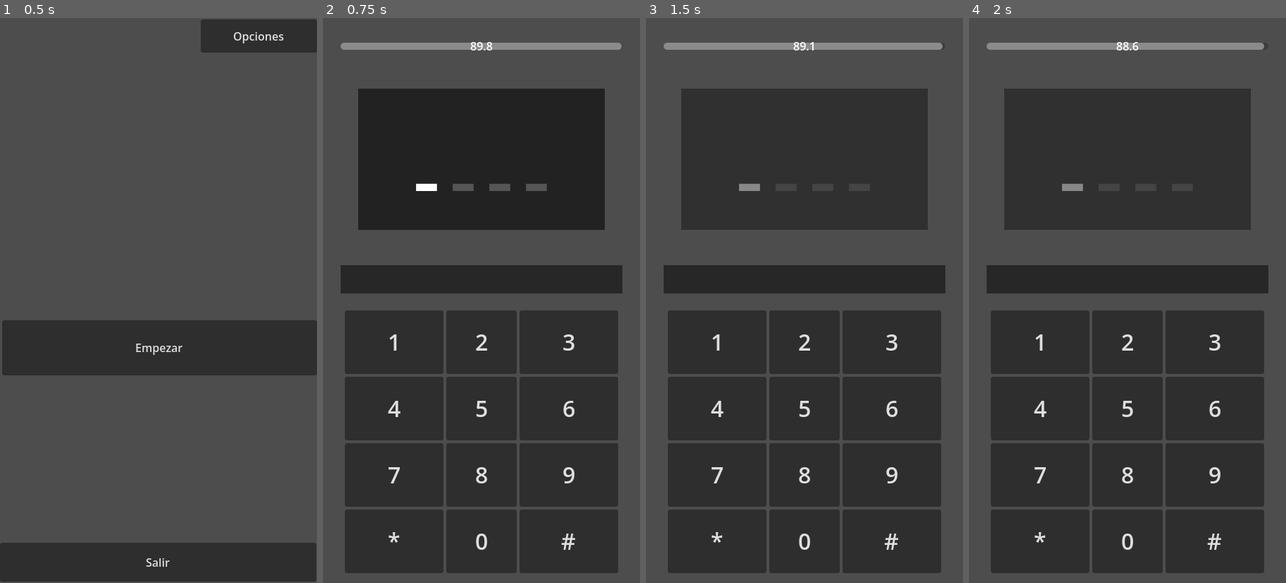
Above: before the commit, frames 1-4 (left to right).
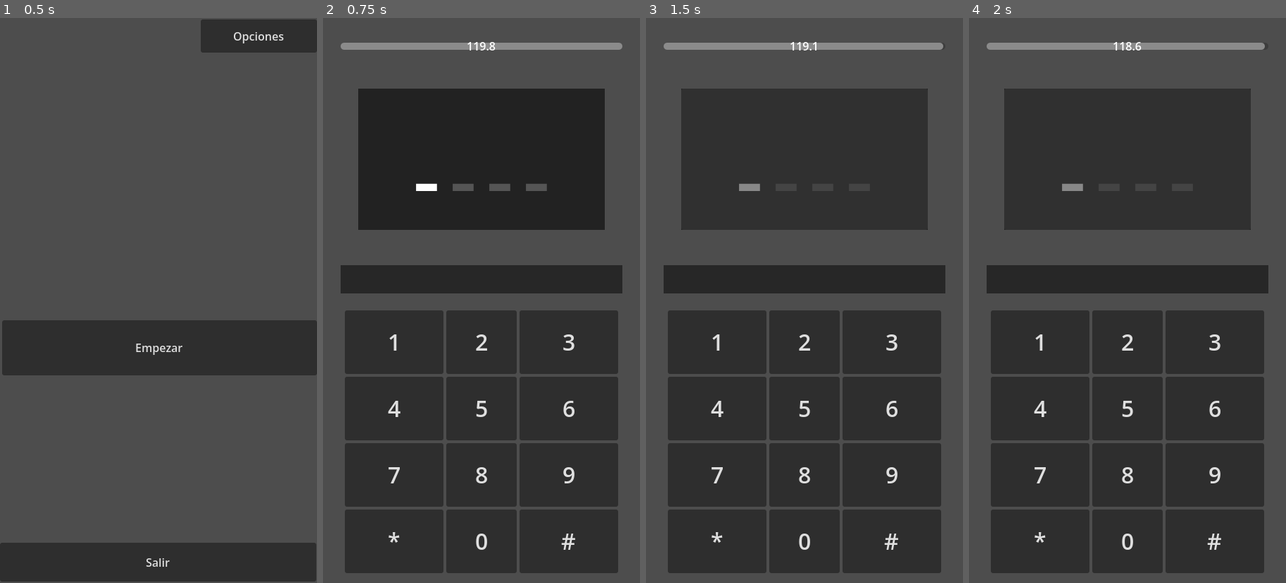
Above: after the commit, the same moments.

Repository: justDemian/Hack-Hash
Game: Godot game, scene res://scenes/main.tscn
The game is run twice, just before and just after one commit, with the same random seed, the same clock (stepped at 60 frames per second) and the same inputs.
Inputs (mouse positions are in pixels of both pictures, inside the frame that each line leads up to):
- Up to frame 1 (0.5 s): no input
- Up to frame 2 (0.75 s): click "Empezar" at 0.5 s
- Up to frame 3 (1.5 s): click (804, 159) at 1.25 s
- Up to frame 4 (2 s): no input

Frame 1 is identical in both runs. In frame 2, less than 0.1% of the frame differs, in the area x 45-95%, y 4-6%; in frame 3, less than 0.1%; in frame 4, less than 0.1%, in the area x 45-94%, y 4-6%.

Commit message:
Update : mg_guess_the_number gameover handler and victory 1/2

Diff:
--- a/scenes/mg_guess_the_number.tscn
+++ b/scenes/mg_guess_the_number.tscn
@@ -210,8 +210,12 @@
 theme_override_font_sizes/font_size = 32
 text = "#"
 
+[node name="TimerToShowVictory" type="Timer" parent="Control" unique_id=533107558]
+wait_time = 3.0
+one_shot = true
+
 [node name="Timer" type="Timer" parent="." unique_id=1758995358]
-wait_time = 90.0
+wait_time = 120.0
 one_shot = true
 
 [node name="GameOver" type="Control" parent="." unique_id=308201654]
@@ -285,4 +289,6 @@
 [connection signal="pressed" from="Control/NumPad/GridContainer/Button9" to="." method="_on_button_9_pressed"]
 [connection signal="pressed" from="Control/NumPad/GridContainer/Button0" to="." method="_on_button_0_pressed"]
 [connection signal="pressed" from="Control/NumPad/GridContainer/ButtonA" to="." method="_on_button_a_pressed"]
+[connection signal="timeout" from="Control/TimerToShowVictory" to="." method="_on_timer_to_show_victory_timeout"]
 [connection signal="timeout" from="Timer" to="." method="_on_timer_timeout"]
+[connection signal="pressed" from="GameOver/ColorRect/CenterContainer/VBoxContainer/Restart" to="." method="_on_restart_pressed"]
--- a/scripts/mg_guess_the_number.gd
+++ b/scripts/mg_guess_the_number.gd
@@ -4,6 +4,7 @@
 @onready var timer: Timer = $Timer
 @onready var timer_bar: ProgressBar = $Control/TimerBar/TimerBarProgress
 @onready var timer_bar_label: Label = $Control/TimerBar/TimerBarLabel
+@onready var timer_to_show_victory: Timer = $Control/TimerToShowVictory
 
 @onready var info_label: Label = $Control/Info/CenterContainer/InfoLabel
 
@@ -32,6 +33,8 @@
 # Called when the node enters the scene tree for the first time.
 func _ready() -> void:
 	password_num = randi_range(0, 9999)
+	# DEBUG
+	print(password_num)
 	if password_num == 0:
 		password = "0000"
 	elif password_num < 10:
@@ -80,6 +83,7 @@
 	else:
 		info_label.text = "MATCH :: INICIANDO SOBREESCRITURA"
 		info_label.add_theme_color_override("font_color", Color("#00AA00"))
+		game_over(false)
 
 	punishable = false
 	update_labels_state()
@@ -99,14 +103,17 @@
 
 func punish() -> void:
 	if punishable:
-		var punish_value: float = randf_range(0,(timer.time_left/5))*difficulty
+		var punish_value: float = randf_range(0,(timer.time_left/5))*difficulty/2
 		# DEBUG
 		#print("Castigo: " + str(punish_value).pad_decimals(2) + "s")
 		timer.wait_time = timer.time_left - punish_value
 		timer.start()
 
-func game_over() -> void:
-	game_over_screen.show()
+func game_over(status: bool) -> void:
+	if status:
+		game_over_screen.show()
+	else:
+		timer_to_show_victory.start()
 
 # Numerical Button Handler
 func handle_button_press(entry_type: String) -> void:
@@ -132,5 +139,9 @@
 
 func _on_clear_pressed() -> void: clean_guess()
 
-func _on_timer_timeout() -> void:
-	game_over()
+func _on_timer_timeout() -> void: game_over(true)
+
+func _on_restart_pressed() -> void: get_tree().reload_current_scene()
+
+func _on_timer_to_show_victory_timeout() -> void:
+	get_tree().change_scene_to_file("res://scenes/main.tscn")
